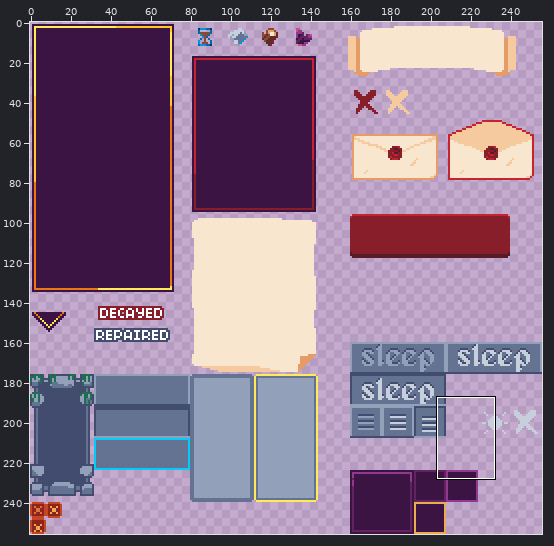
Sprite sheet: Assets/UI/tileInfo.png. Above, an overview of the earlier version with the close-up marked.
Close-up. Earlier state:
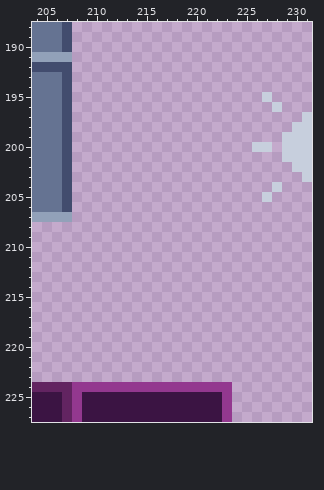
The file is 256x256 pixels. Shown: x 204..231, y 188..227.
After:
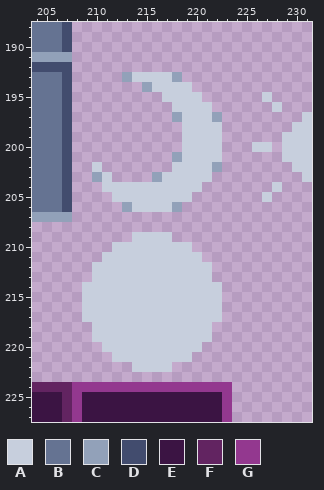
Palette (. is transparent): A #c7cfdd  B #657392  C #92a1b9  D #424c6e  E #3b1443  F #622461  G #93388f
What changed:
Colour A is added in row 193 at x 214 to 217; in row 194 at x 216 to 219; in row 195 at x 217 to 220; in row 196 at x 218 to 221; in row 197 at x 219 to 221; in rows 198 to 201 at x 219 to 222.
Colour A is added in row 202 at x 210 and 218 to 221; in row 203 at x 211 and 217 to 221; in row 204 at x 211 to 220; in row 205 at x 212 to 219; in row 206 at x 214 to 217; in row 209 at x 214 to 217.
Colour A is added in row 210 at x 212 to 219; in row 211 at x 211 to 220; in rows 212 to 213 at x 210 to 221; in rows 214 to 217 at x 209 to 222; in rows 218 to 219 at x 210 to 221; in row 220 at x 211 to 220.
Colour A is added in row 221 at x 212 to 219; in row 222 at x 214 to 217.
Colour C is added in row 193 at x 213 and 218; in row 194 at x 215; in row 197 at x 218 and 222; in row 201 at x 218; in row 202 at x 222; in row 203 at x 210 and 216.
Colour C is added in row 206 at x 213 and 218.
Changed places in both close-ups, as pixel boxes (x1, y1, x2, y2):
added: (82, 72, 222, 372)
